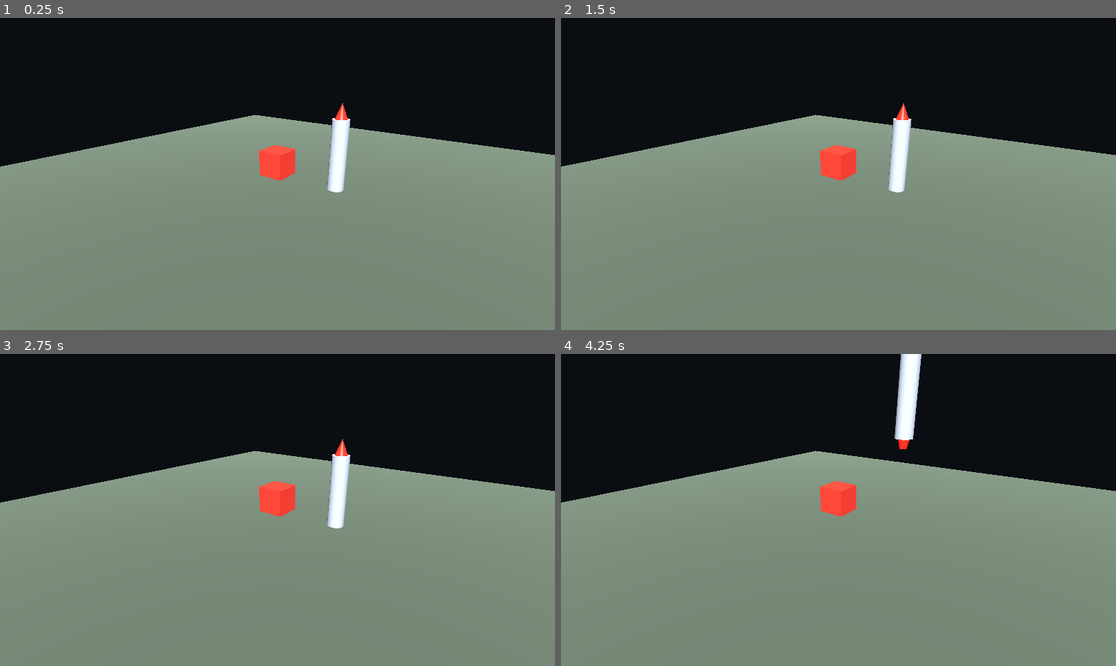
Above: before the commit, frames 1-4 (two rows, left to right).
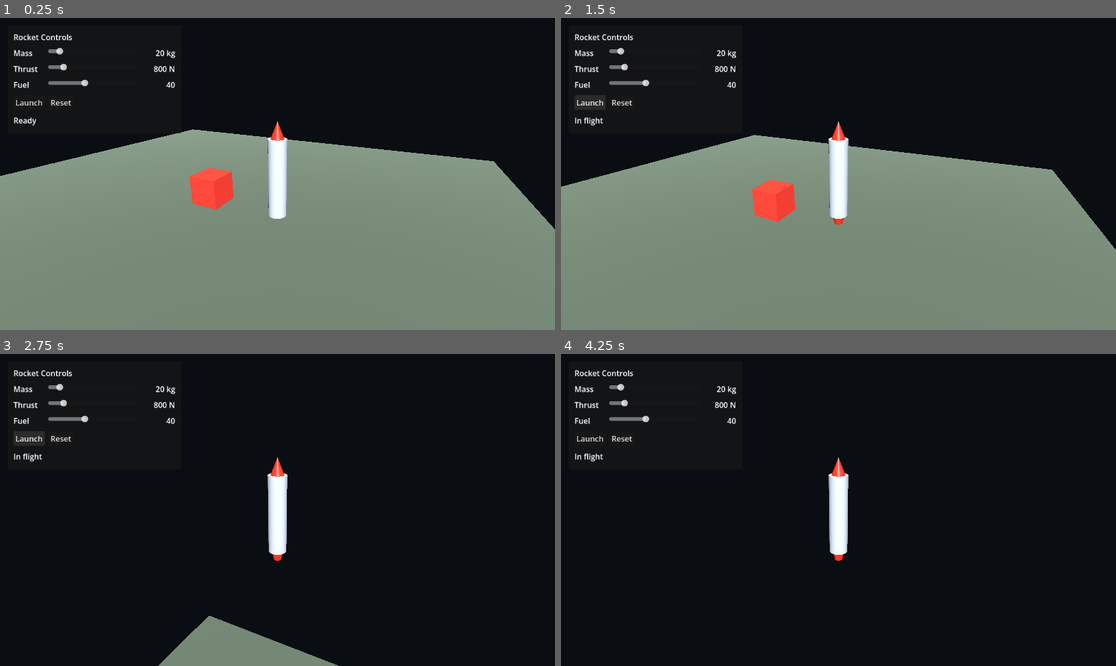
Above: after the commit, the same moments.

Repository: DylanRolfe/ProjectStellar
Game: Godot game, scene res://scenes/Main.tscn
The game is run twice, just before and just after one commit, with the same random seed, the same clock (stepped at 60 frames per second) and the same inputs.
Inputs (mouse positions are in pixels of both pictures, inside the frame that each line leads up to):
- Up to frame 1 (0.25 s): no input
- Up to frame 2 (1.5 s): click (622, 102) at 0.5 s, where only the run after the commit has a clickable "Reset"; click (588, 102) at 1.25 s, where only the run after the commit has a clickable "Launch"
- Up to frame 3 (2.75 s): click (27, 438) at 2 s, where only the run after the commit has a clickable "Launch"
- Up to frame 4 (4.25 s): click (588, 438) at 2.75 s, where only the run after the commit has a clickable "Launch"; move the mouse to (960, 494) at 3.52 s; click (960, 494) at 3.67 s; tap Space at 3.77 s

The runs differ from the first frame. In frame 1, 8.3% of the frame differs, in the area x 0-100%, y 5-68%; in frame 2, 11%; in frame 3, 60%; in frame 4, 63%, in the area x 0-100%, y 0-100%.

Commit message:
Sliders, and Camera Tracking
Added variable sliders, and added camera tracking

Diff:
--- /dev/null
+++ b/scenes/DashboardUI.tscn
@@ -0,0 +1,121 @@
+[gd_scene load_steps=2 format=3]
+
+[ext_resource type="Script" path="res://scripts/ui_controller.gd" id="1_ui"]
+
+[node name="DashboardUI" type="Control"]
+anchors_preset = 15
+anchor_right = 1.0
+anchor_bottom = 1.0
+grow_horizontal = 2
+grow_vertical = 2
+mouse_filter = 1
+script = ExtResource("1_ui")
+
+[node name="Panel" type="PanelContainer" parent="."]
+offset_left = 16.0
+offset_top = 16.0
+offset_right = 376.0
+offset_bottom = 240.0
+
+[node name="Margin" type="MarginContainer" parent="Panel"]
+layout_mode = 2
+theme_override_constants/margin_left = 12
+theme_override_constants/margin_top = 12
+theme_override_constants/margin_right = 12
+theme_override_constants/margin_bottom = 12
+
+[node name="VBox" type="VBoxContainer" parent="Panel/Margin"]
+layout_mode = 2
+theme_override_constants/separation = 10
+
+[node name="TitleLabel" type="Label" parent="Panel/Margin/VBox"]
+layout_mode = 2
+text = "Rocket Controls"
+
+[node name="MassRow" type="HBoxContainer" parent="Panel/Margin/VBox"]
+layout_mode = 2
+theme_override_constants/separation = 8
+
+[node name="MassLabel" type="Label" parent="Panel/Margin/VBox/MassRow"]
+custom_minimum_size = Vector2(64, 0)
+layout_mode = 2
+text = "Mass"
+
+[node name="MassSlider" type="HSlider" parent="Panel/Margin/VBox/MassRow"]
+custom_minimum_size = Vector2(170, 0)
+layout_mode = 2
+size_flags_horizontal = 3
+min_value = 1.0
+max_value = 200.0
+step = 1.0
+value = 20.0
+
+[node name="MassValueLabel" type="Label" parent="Panel/Margin/VBox/MassRow"]
+custom_minimum_size = Vector2(70, 0)
+layout_mode = 2
+text = "20 kg"
+horizontal_alignment = 2
+
+[node name="ThrustRow" type="HBoxContainer" parent="Panel/Margin/VBox"]
+layout_mode = 2
+theme_override_constants/separation = 8
+
+[node name="ThrustLabel" type="Label" parent="Panel/Margin/VBox/ThrustRow"]
+custom_minimum_size = Vector2(64, 0)
+layout_mode = 2
+text = "Thrust"
+
+[node name="ThrustSlider" type="HSlider" parent="Panel/Margin/VBox/ThrustRow"]
+custom_minimum_size = Vector2(170, 0)
+layout_mode = 2
+size_flags_horizontal = 3
+min_value = 100.0
+max_value = 5000.0
+step = 10.0
+value = 800.0
+
+[node name="ThrustValueLabel" type="Label" parent="Panel/Margin/VBox/ThrustRow"]
+custom_minimum_size = Vector2(70, 0)
+layout_mode = 2
+text = "800 N"
+horizontal_alignment = 2
+
+[node name="FuelRow" type="HBoxContainer" parent="Panel/Margin/VBox"]
+layout_mode = 2
+theme_override_constants/separation = 8
+
+[node name="FuelLabel" type="Label" parent="Panel/Margin/VBox/FuelRow"]
+custom_minimum_size = Vector2(64, 0)
+layout_mode = 2
+text = "Fuel"
+
+[node name="FuelSlider" type="HSlider" parent="Panel/Margin/VBox/FuelRow"]
+custom_minimum_size = Vector2(170, 0)
+layout_mode = 2
+size_flags_horizontal = 3
+min_value = 0.0
+max_value = 100.0
+step = 1.0
+value = 40.0
+
+[node name="FuelValueLabel" type="Label" parent="Panel/Margin/VBox/FuelRow"]
+custom_minimum_size = Vector2(70, 0)
+layout_mode = 2
+text = "40"
+horizontal_alignment = 2
+
+[node name="ButtonRow" type="HBoxContainer" parent="Panel/Margin/VBox"]
+layout_mode = 2
+theme_override_constants/separation = 8
+
+[node name="LaunchButton" type="Button" parent="Panel/Margin/VBox/ButtonRow"]
+layout_mode = 2
+text = "Launch"
+
+[node name="ResetButton" type="Button" parent="Panel/Margin/VBox/ButtonRow"]
+layout_mode = 2
+text = "Reset"
+
+[node name="StatusLabel" type="Label" parent="Panel/Margin/VBox"]
+layout_mode = 2
+text = "Ready"
--- a/scenes/Main.tscn
+++ b/scenes/Main.tscn
@@ -1,7 +1,9 @@
-[gd_scene load_steps=8 format=3]
+[gd_scene load_steps=10 format=3]
 
 [ext_resource type="Script" path="res://scripts/main.gd" id="1_main"]
 [ext_resource type="PackedScene" path="res://scenes/Rocket.tscn" id="2_rocket"]
+[ext_resource type="PackedScene" path="res://scenes/DashboardUI.tscn" id="3_dashboard"]
+[ext_resource type="Script" path="res://scripts/simulation_camera.gd" id="4_camera"]
 
 [sub_resource type="BoxMesh" id="BoxMesh_ground"]
 size = Vector3(20, 0.1, 20)
@@ -33,6 +35,11 @@
 transform = Transform3D(0.8, 0, -0.6, -0.222835, 0.928477, -0.297113, 0.557086, 0.371391, 0.742781, 6, 4, 8)
 current = true
 fov = 60.0
+script = ExtResource("4_camera")
+target_path = NodePath("../Rocket")
+distance = 8.0
+height_offset = 1.4
+follow_smoothing = 0.0
 
 [node name="Ground" type="MeshInstance3D" parent="."]
 transform = Transform3D(1, 0, 0, 0, 1, 0, 0, 0, 1, 0, -0.05, 0)
@@ -49,3 +56,8 @@
 
 [node name="WorldEnvironment" type="WorldEnvironment" parent="."]
 environment = SubResource("Environment_world")
+
+[node name="UILayer" type="CanvasLayer" parent="."]
+layer = 10
+
+[node name="DashboardUI" parent="UILayer" instance=ExtResource("3_dashboard")]
--- a/scripts/main.gd
+++ b/scripts/main.gd
@@ -1,12 +1,21 @@
 extends Node3D
 
 @onready var rocket: RocketController = $Rocket
+@onready var ui: UIController = $UILayer/DashboardUI
 
 func _ready() -> void:
 	var camera := $Camera3D as Camera3D
 	camera.current = true
-	camera.look_at(Vector3.ZERO, Vector3.UP)
+	ui.launch_requested.connect(_on_launch_requested)
+	ui.reset_requested.connect(_on_reset_requested)
 
 func _process(_delta: float) -> void:
 	if Input.is_key_pressed(KEY_SPACE):
 		rocket.launch()
+
+func _on_launch_requested(config: RocketConfig) -> void:
+	rocket.setup(config)
+	rocket.launch()
+
+func _on_reset_requested() -> void:
+	get_tree().reload_current_scene()
--- a/scripts/simulation_camera.gd
+++ b/scripts/simulation_camera.gd
@@ -1 +1,51 @@
 extends Camera3D
+
+@export var target_path: NodePath
+@export var distance: float = 8.0
+@export var min_distance: float = 3.0
+@export var max_distance: float = 25.0
+@export var height_offset: float = 1.2
+@export var follow_smoothing: float = 0.0
+@export var orbit_sensitivity: float = 0.008
+
+var _target: Node3D
+var _focus: Vector3 = Vector3.ZERO
+var _yaw: float = 0.45
+var _pitch: float = 0.35
+
+func _ready() -> void:
+	current = true
+	_target = get_node_or_null(target_path) as Node3D
+	if _target:
+		_focus = _target.global_position + Vector3.UP * height_offset
+	_update_camera(1.0)
+
+func _process(delta: float) -> void:
+	if _target:
+		var target_focus := _target.global_position + Vector3.UP * height_offset
+		if follow_smoothing <= 0.0:
+			_focus = target_focus
+		else:
+			var weight := 1.0 - exp(-follow_smoothing * delta)
+			_focus = _focus.lerp(target_focus, weight)
+	_update_camera(delta)
+
+func _unhandled_input(event: InputEvent) -> void:
+	if event is InputEventMouseMotion and Input.is_mouse_button_pressed(MOUSE_BUTTON_RIGHT):
+		_yaw -= event.relative.x * orbit_sensitivity
+		_pitch = clampf(_pitch - event.relative.y * orbit_sensitivity, -0.2, 1.2)
+	elif event is InputEventMouseButton and event.pressed:
+		if event.button_index == MOUSE_BUTTON_WHEEL_UP:
+			distance = maxf(min_distance, distance - 0.7)
+		elif event.button_index == MOUSE_BUTTON_WHEEL_DOWN:
+			distance = minf(max_distance, distance + 0.7)
+
+func _update_camera(_delta: float) -> void:
+	var horizontal_distance := cos(_pitch) * distance
+	var offset := Vector3(
+		sin(_yaw) * horizontal_distance,
+		sin(_pitch) * distance,
+		cos(_yaw) * horizontal_distance
+	)
+	global_position = _focus + offset
+	look_at(_focus, Vector3.UP)
--- a/scripts/ui_controller.gd
+++ b/scripts/ui_controller.gd
@@ -1,2 +1,43 @@
 class_name UIController
 extends Control
+
+signal launch_requested(config: RocketConfig)
+signal reset_requested
+
+@onready var launch_button: Button = $Panel/Margin/VBox/ButtonRow/LaunchButton
+@onready var reset_button: Button = $Panel/Margin/VBox/ButtonRow/ResetButton
+@onready var mass_slider: HSlider = $Panel/Margin/VBox/MassRow/MassSlider
+@onready var thrust_slider: HSlider = $Panel/Margin/VBox/ThrustRow/ThrustSlider
+@onready var fuel_slider: HSlider = $Panel/Margin/VBox/FuelRow/FuelSlider
+@onready var mass_value_label: Label = $Panel/Margin/VBox/MassRow/MassValueLabel
+@onready var thrust_value_label: Label = $Panel/Margin/VBox/ThrustRow/ThrustValueLabel
+@onready var fuel_value_label: Label = $Panel/Margin/VBox/FuelRow/FuelValueLabel
+@onready var status_label: Label = $Panel/Margin/VBox/StatusLabel
+
+func _ready() -> void:
+	launch_button.pressed.connect(_on_launch_pressed)
+	reset_button.pressed.connect(func() -> void: reset_requested.emit())
+	mass_slider.value_changed.connect(_on_slider_changed)
+	thrust_slider.value_changed.connect(_on_slider_changed)
+	fuel_slider.value_changed.connect(_on_slider_changed)
+	_update_value_labels()
+
+func build_config() -> RocketConfig:
+	var config := RocketConfig.new()
+	config.rocket_mass = mass_slider.value
+	config.engine_thrust = thrust_slider.value
+	config.fuel_amount = fuel_slider.value
+	return config
+
+func _on_launch_pressed() -> void:
+	status_label.text = "In flight"
+	launch_requested.emit(build_config())
+
+func _on_slider_changed(_value: float) -> void:
+	_update_value_labels()
+	status_label.text = "Ready"
+
+func _update_value_labels() -> void:
+	mass_value_label.text = "%.0f kg" % mass_slider.value
+	thrust_value_label.text = "%.0f N" % thrust_slider.value
+	fuel_value_label.text = "%.0f" % fuel_slider.value
